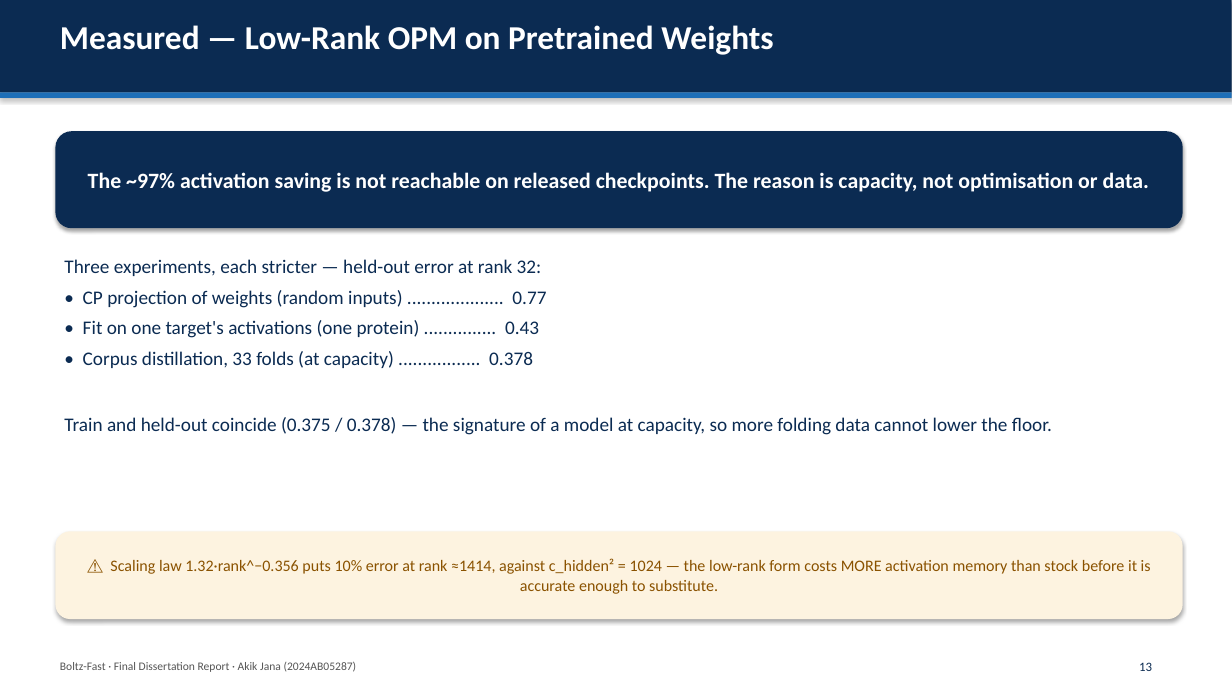
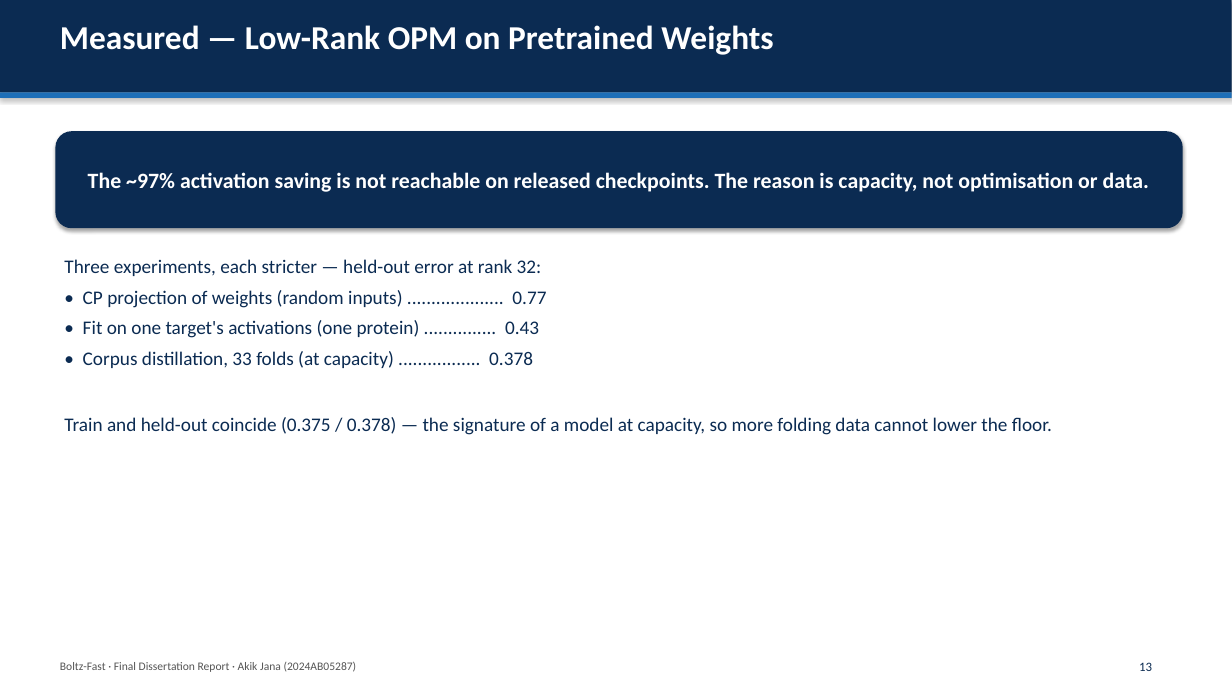
Before and after one commit to AkikJana/biomolecular-design-coreai, a slide deck: slide 13 of final_dissertation_presentation.pptx. Drawn at 1232x693 pixels with LibreOffice and Linux fonts; fonts in the diff are those of the drawing. Boxes give left, top, right and bottom in pixels: in the first picture for what was removed or moved away, otherwise in the second. Text is boxed around its words. In the diff, an @@ line names an element or a change of style, - is before the commit and + after.

```diff
--- a/final_dissertation_presentation.pptx
+++ b/final_dissertation_presentation.pptx
@@ rounded rectangle removed at [55, 531, 1183, 619] @@
-⚠ Scaling law 1.32·rank^−0.356 puts 10% error at rank ≈1414, against c_hidden² = 1024 — the low-rank form costs MORE activation memory than stock before it is accurate enough to substitute.
```
Also in this commit, not shown: 15 other slides changed.
